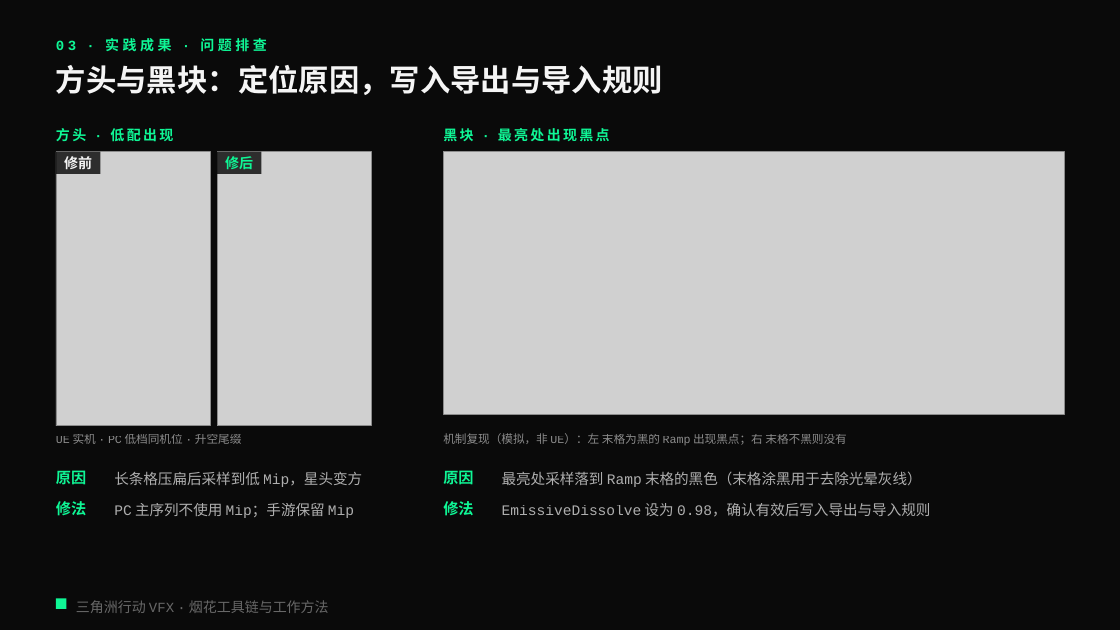
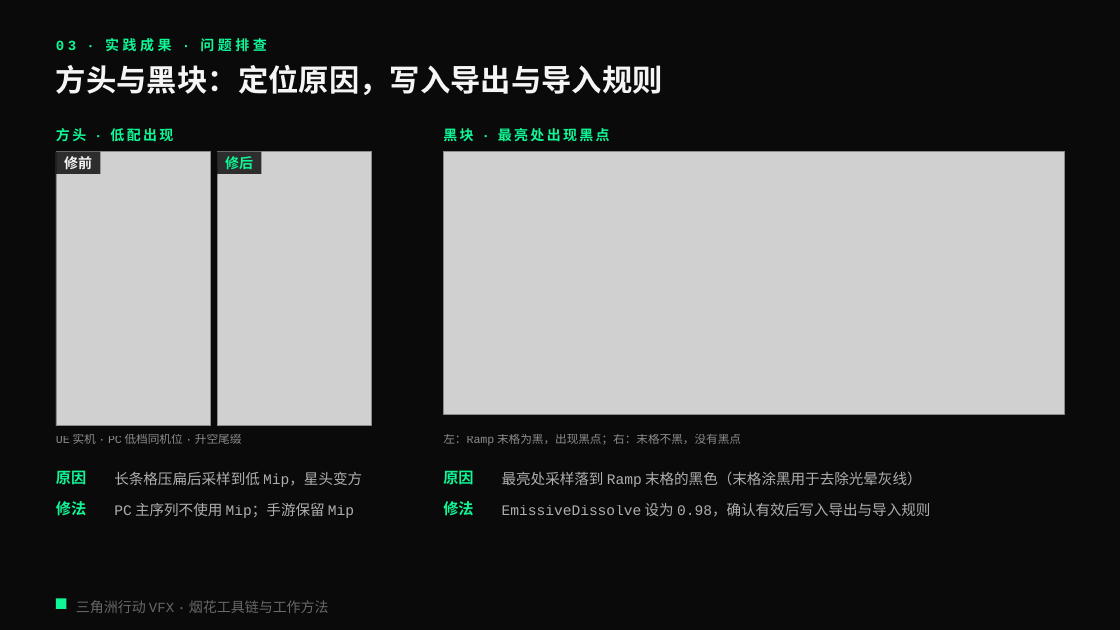
Before and after one commit to loccmaiii-lang/FireWorksLab, a slide deck: slide 16 of 协作/提示词/分享PPT交接_2026-10-29/第四版交付_云端/烟花秀AI全流程_第四版v2.pptx. Drawn at 1120x630 pixels with LibreOffice and Linux fonts; fonts in the diff are those of the drawing; grey boxes stand for pictures. Boxes give left, top, right and bottom in pixels: in the first picture for what was removed or moved away, otherwise in the second. Text is boxed around its words. In the diff, an @@ line names an element or a change of style, - is before the commit and + after.

```diff
--- a/协作/提示词/分享PPT交接_2026-10-29/第四版交付_云端/烟花秀AI全流程_第四版v2.pptx
+++ b/协作/提示词/分享PPT交接_2026-10-29/第四版交付_云端/烟花秀AI全流程_第四版v2.pptx
@@ text at (443, 434, 741, 445): text changed @@
-机制复现（模拟，非 UE）：左 末格为黑的 Ramp 出现黑点；右 末格不黑则没有
+左：Ramp 末格为黑，出现黑点；右：末格不黑，没有黑点
```
Also in this commit, not shown: 9 other slides changed, 10 other files.
